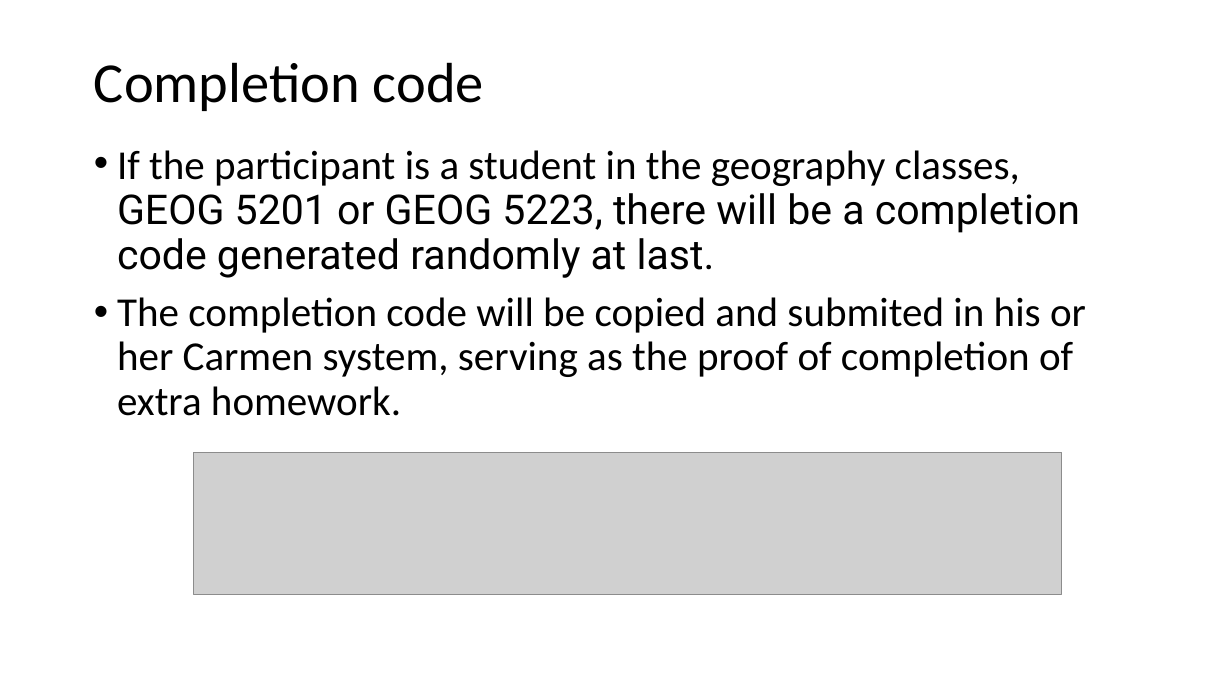
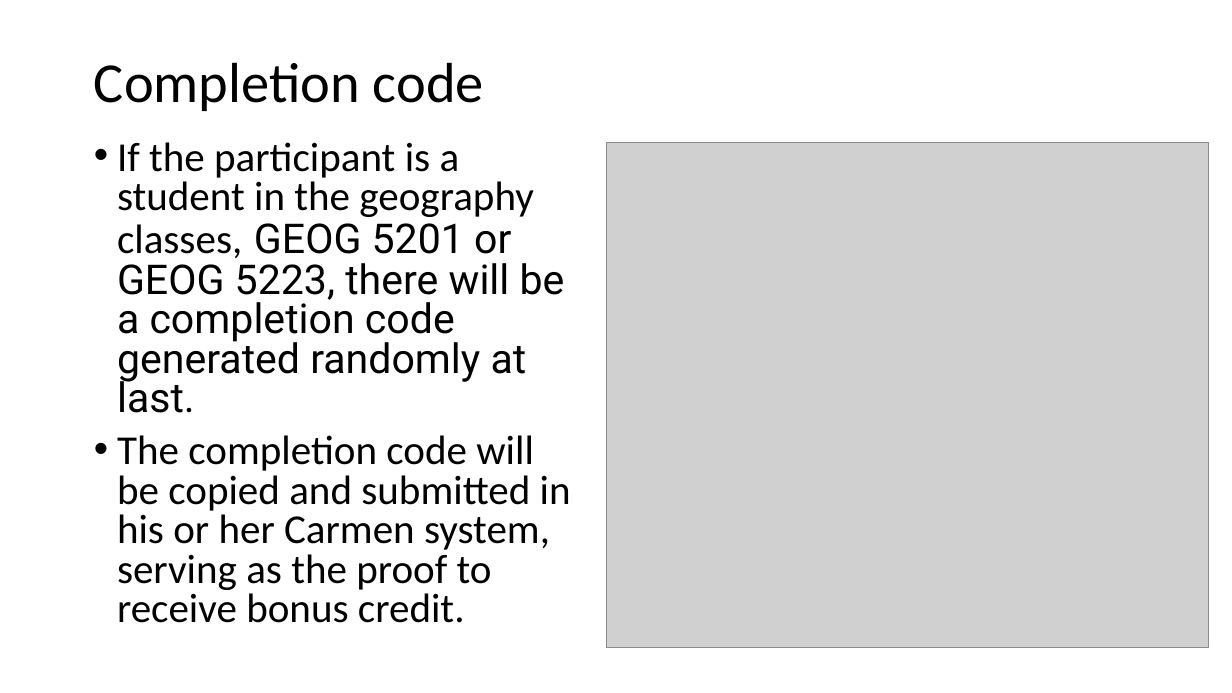
Before and after one commit to JialinLiOSU/choroColorRead, a slide deck: slide 11 of irb/Documents/Instructions - ScreenShots.pptx (slide 10 before the commit). Drawn at 1232x693 pixels with LibreOffice and Linux fonts; fonts in the diff are those of the drawing; grey boxes stand for pictures. Boxes give left, top, right and bottom in pixels: in the first picture for what was removed or moved away, otherwise in the second. Text is boxed around its words. In the diff, an @@ line names an element or a change of style, - is before the commit and + after.

Commit message:
submitted

```diff
--- a/irb/Documents/Instructions - ScreenShots.pptx
+++ b/irb/Documents/Instructions - ScreenShots.pptx
@@ text at <box>117,142,565,413</box>: line spacing 0.9 to 0.8 @@
@@ picture added at <box>607,142,1209,648</box> @@
@@ text at <box>117,435,571,623</box>: text changed @@
-• The completion code will be copied and submited in his or her Carmen system, serving as the proof of completion of extra homework.
+• The completion code will be copied and submitted in his or her Carmen system, serving as the proof to receive bonus credit.
@@ picture removed at <box>194,452,1062,594</box> @@
```
Also in this commit, not shown: 8 other slides changed, 1 slide added, 16 other files.
